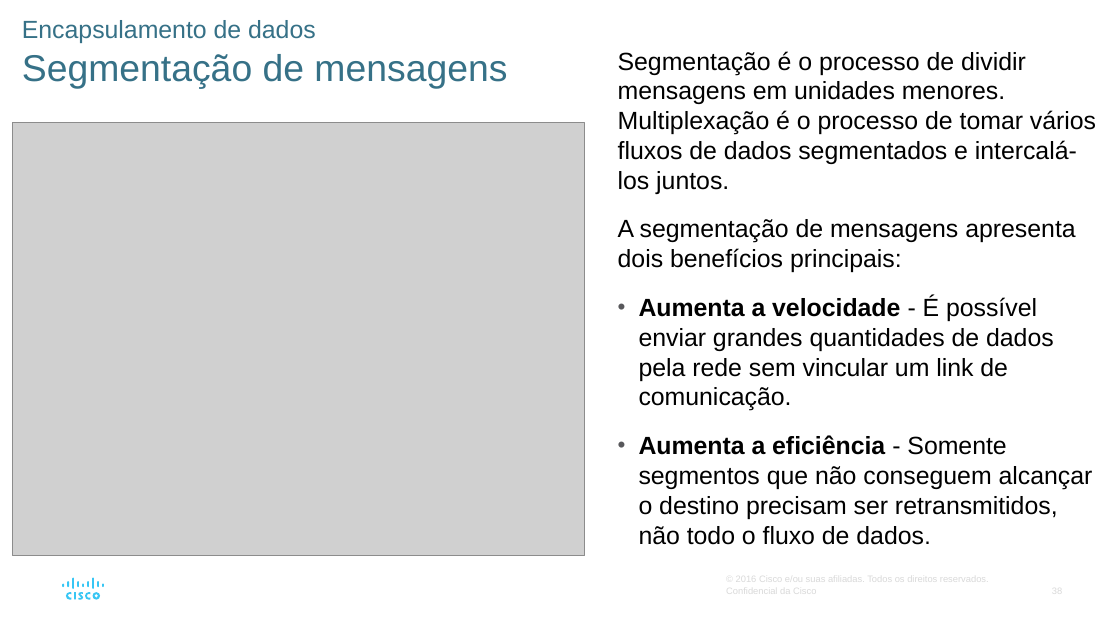
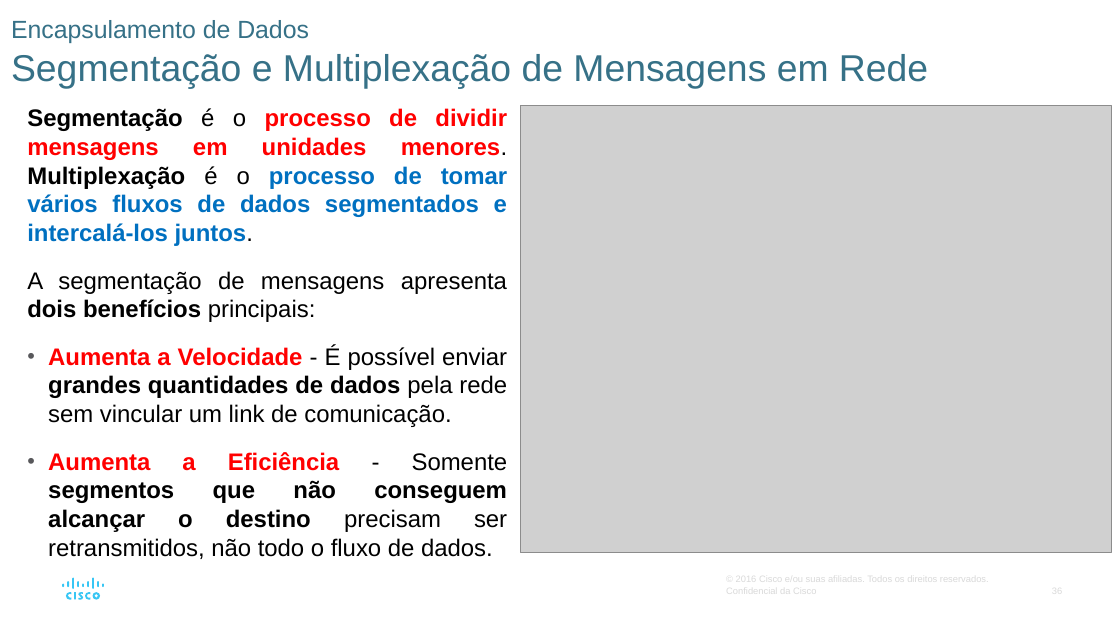
Before and after one commit to vaamonde/netacad, a slide deck: slide 36 of 02-CCNA-200-301-v7/01-CCNA-IntroducaoAsRedes-v7.02/01-Modulo01-PPTS/Modulo03-Protocolos.pptx (slide 38 before the commit). Drawn at 1120x630 pixels with LibreOffice and Linux fonts; fonts in the diff are those of the drawing; grey boxes stand for pictures. Boxes give left, top, right and bottom in pixels: in the first picture for what was removed or moved away, otherwise in the second. Text is boxed around its words. In the diff, an @@ line names an element or a change of style, - is before the commit and + after.

```diff
--- a/02-CCNA-200-301-v7/01-CCNA-IntroducaoAsRedes-v7.02/01-Modulo01-PPTS/Modulo03-Protocolos.pptx
+++ b/02-CCNA-200-301-v7/01-CCNA-IntroducaoAsRedes-v7.02/01-Modulo01-PPTS/Modulo03-Protocolos.pptx
@@ title at (11,20,928,89): text changed @@
-Encapsulamento de dados
-Segmentação de mensagens
+Encapsulamento de Dados
+Segmentação e Multiplexação de Mensagens em Rede
@@ text "Segmentação é o processo de ...": place and size @@
-text "Segmentação é o processo de ..." at (618,51,1096,545)
+text "Segmentação é o processo de ..." at (27,108,508,559)
@@ text at (27,108,508,322): size 16 to 15.4 pt in "Segmentação é o processo de dividir mensagens ...", "A segmentação de mensagens apresenta dois benefícios ..."; text colour #000000 to #FF0000 in "processo de dividir mensagens em unidades menores."; text colour #000000 to #0070C0 in "processo de tomar vários fluxos de dados ..."; bold on in "Segmentação processo de dividir mensagens em unidades ...", "dois benefícios"; alignment left to justified @@
@@ picture: place and size @@
-picture at (12,122,585,556)
+picture at (521,105,1111,552)
@@ text at (48,346,508,559): text changed; size 16 to 15.4 pt @@
-• Aumenta a velocidade - É possível enviar grandes quantidades de dados pela rede sem vincular um link de comunicação.
-• Aumenta a eficiência - Somente segmentos que não conseguem alcançar o destino precisam ser retransmitidos, não todo o fluxo de dados.
+• Aumenta a Velocidade - É possível enviar grandes quantidades de dados pela rede sem vincular um link de comunicação.
+• Aumenta a Eficiência - Somente segmentos que não conseguem alcançar o destino precisam ser retransmitidos, não todo o fluxo de dados.
```
Also in this commit, not shown: 41 other slides changed, 2 slides removed, 15 other files.
